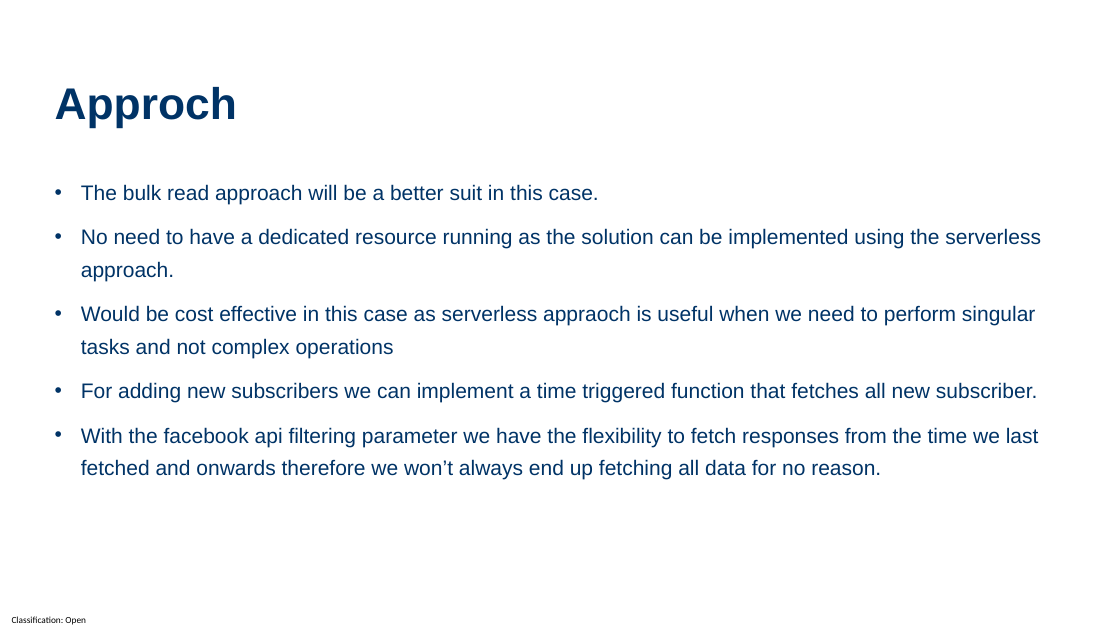
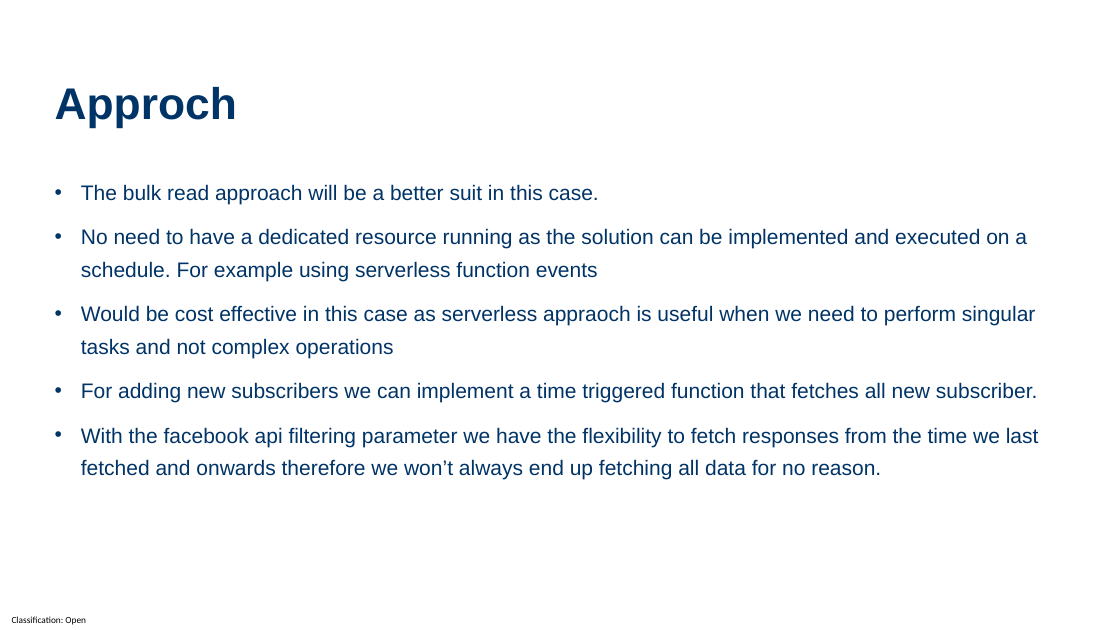
Before and after one commit to talha-naveed97/Coop_Integration, a slide deck: slide 6 of Case_Integrasjon_Developer PPT.pptx. Drawn at 1120x630 pixels with LibreOffice and Linux fonts; fonts in the diff are those of the drawing; background and template pictures are left out. Boxes give left, top, right and bottom in pixels: in the first picture for what was removed or moved away, otherwise in the second. Text is boxed around its words. In the diff, an @@ line names an element or a change of style, - is before the commit and + after.

```diff
--- a/Case_Integrasjon_Developer PPT.pptx
+++ b/Case_Integrasjon_Developer PPT.pptx
@@ text at (x1=81, y1=228, x2=1027, y2=281): text changed @@
-• No need to have a dedicated resource running as the solution can be implemented using the serverless approach.
+• No need to have a dedicated resource running as the solution can be implemented and executed on a schedule. For example using serverless function events
```
Also in this commit, not shown: 4 other slides changed.
